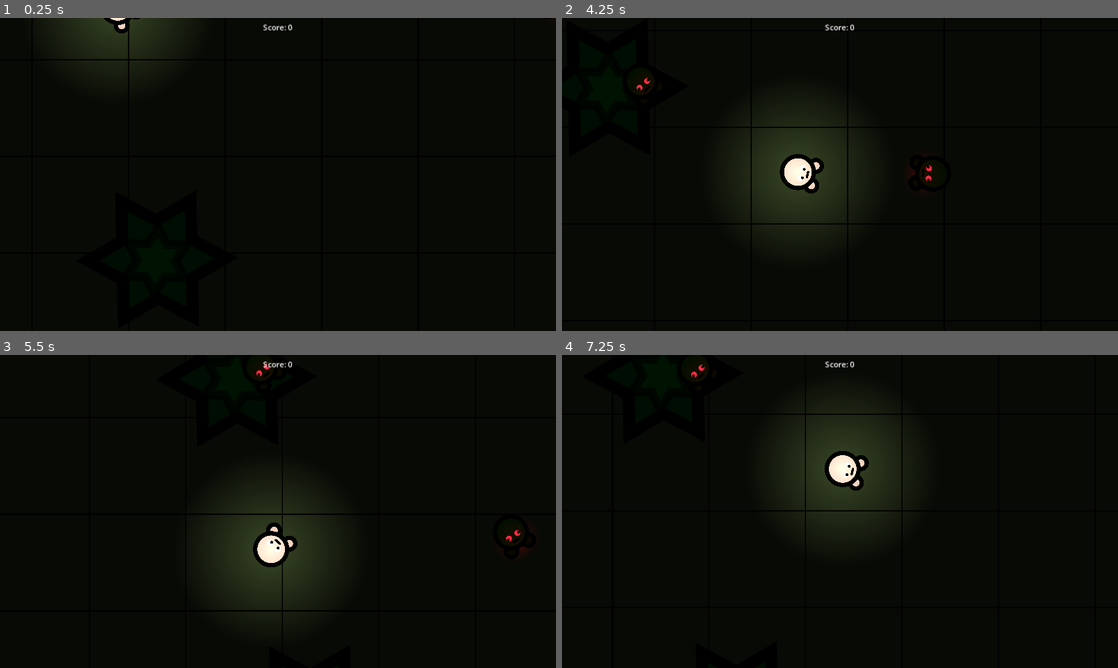
Above: before the commit, frames 1-4 (two rows, left to right).
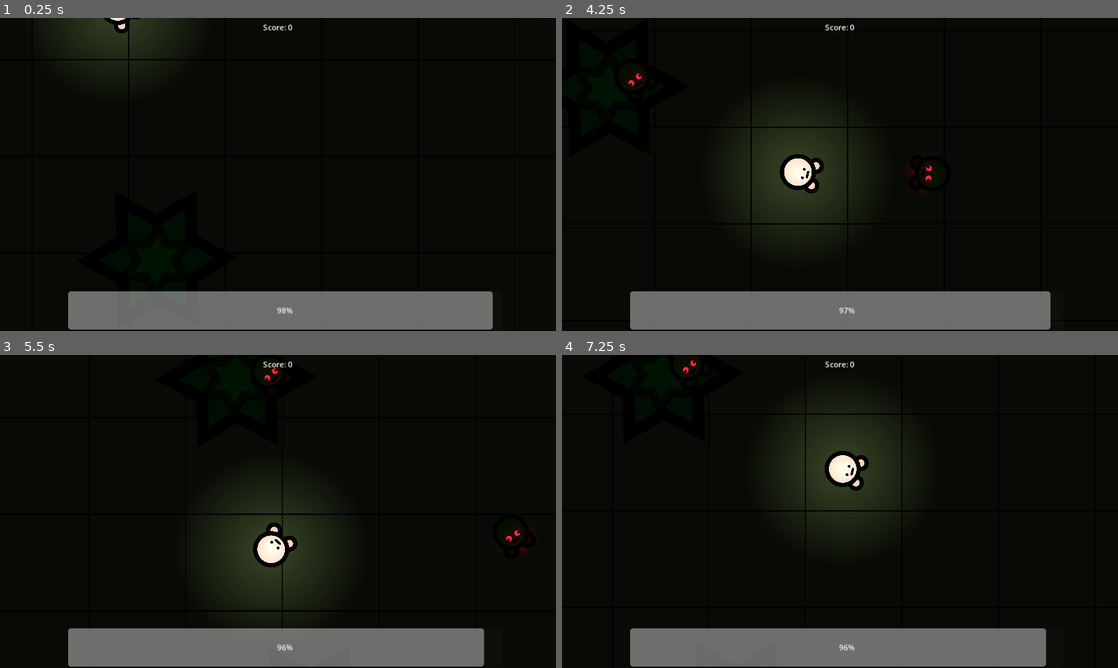
Above: after the commit, the same moments.

Repository: Honzoraptor31415/AttackOfTheDeceased
Game: Godot game, scene res://scenes/main.tscn
Same seed, same stepped clock (60 frames per second), same inputs: the game is played once before the commit and once after it.
Inputs (mouse positions are in pixels of both pictures, inside the frame that each line leads up to):
- Up to frame 1 (0.25 s): no input
- Up to frame 2 (4.25 s): move the mouse to (962, 158) at 0.52 s; hold Right (right) 0.53-1.28 s; move the mouse to (728, 190) at 1.27 s; hold Down (down) 1.28-2.03 s; move the mouse to (895, 105) at 2.02 s; hold Right (right) 2.03-2.78 s; move the mouse to (812, 237) at 2.77 s; hold Up (up) 2.78-3.53 s; move the mouse to (1006, 221) at 3.52 s; hold Left (left) from 3.53 s (still down)
- Up to frame 3 (5.5 s): move the mouse to (111, 464) at 4.27 s; move the mouse to (305, 511) at 5.02 s; release Left (left) at 5.03 s; hold Down (down) from 5.03 s (still down)
- Up to frame 4 (7.25 s): move the mouse to (756, 433) at 5.77 s; release Down (down) at 5.78 s; hold Right (right) 5.78-6.53 s; move the mouse to (962, 495) at 6.52 s; hold Up (up) from 6.53 s (still down)

The runs differ from the first frame. In frame 1, 9.3% of the frame differs, in the area x 12-89%, y 87-100%; in frame 2, 9.3%; in frame 3, 9.2%; in frame 4, 9.2%.

Commit message:
Made an attack system for zombies and a health system for player

Diff:
--- a/scenes/ui.tscn
+++ b/scenes/ui.tscn
@@ -19,3 +19,10 @@
 scale = Vector2(6, 6)
 range_item_cull_mask = 16
 texture = ExtResource("1_iy8jp")
+
+[node name="HealthBar" type="ProgressBar" parent="."]
+offset_left = 141.0
+offset_top = 566.0
+offset_right = 1039.0
+offset_bottom = 645.0
+step = 1.0
--- a/scenes/zombie.tscn
+++ b/scenes/zombie.tscn
@@ -9,6 +9,10 @@
 
 [sub_resource type="CircleShape2D" id="CircleShape2D_ab17q"]
 radius = 296.061
+
+[sub_resource type="CapsuleShape2D" id="CapsuleShape2D_xuw56"]
+radius = 39.0
+height = 92.0
 
 [node name="Zombie" type="CharacterBody2D"]
 script = ExtResource("1_2ib2v")
@@ -25,9 +29,9 @@
 wait_time = 6.0
 autostart = true
 
-[node name="Area2D" type="Area2D" parent="."]
+[node name="NearbyArea" type="Area2D" parent="."]
 
-[node name="CollisionShape2D" type="CollisionShape2D" parent="Area2D"]
+[node name="CollisionShape2D" type="CollisionShape2D" parent="NearbyArea"]
 shape = SubResource("CircleShape2D_ab17q")
 
 [node name="Eyes" type="Node2D" parent="."]
@@ -46,6 +50,19 @@
 texture = ExtResource("2_mbuas")
 texture_scale = 0.5
 
+[node name="AttackArea" type="Area2D" parent="."]
+
+[node name="CollisionShape2D" type="CollisionShape2D" parent="AttackArea"]
+position = Vector2(22, 0)
+rotation = 1.5708
+shape = SubResource("CapsuleShape2D_xuw56")
+
+[node name="AttackTimer" type="Timer" parent="."]
+autostart = true
+
 [connection signal="timeout" from="MovementTimer" to="." method="_on_movement_timer_timeout"]
-[connection signal="body_entered" from="Area2D" to="." method="_on_area_2d_body_entered"]
-[connection signal="body_exited" from="Area2D" to="." method="_on_area_2d_body_exited"]
+[connection signal="body_entered" from="NearbyArea" to="." method="_on_area_2d_body_entered"]
+[connection signal="body_exited" from="NearbyArea" to="." method="_on_area_2d_body_exited"]
+[connection signal="body_entered" from="AttackArea" to="." method="_on_attack_area_body_entered"]
+[connection signal="body_exited" from="AttackArea" to="." method="_on_attack_area_body_exited"]
+[connection signal="timeout" from="AttackTimer" to="." method="_on_attack_timer_timeout"]
--- a/scripts/main.gd
+++ b/scripts/main.gd
@@ -16,7 +16,6 @@
 		var tree_instance = tree.instantiate()
 		add_child(tree_instance)
 		tree_instance.position = Vector2(rng.randf_range(min_x, max_x), rng.randf_range(min_y, max_y))
-		print(i)
 
 	# place 10 zombies around the map randomly
 	for i in range(10):
--- a/scripts/player.gd
+++ b/scripts/player.gd
@@ -1,6 +1,7 @@
 extends CharacterBody2D
 
 @export var speed = 400
+@export var health = 100
 
 func get_input():
 	var input_direction = Input.get_vector("left", "right", "up", "down")
@@ -10,3 +11,4 @@
 	get_input()
 	move_and_slide()
 	look_at(get_global_mouse_position())
+	$UI/HealthBar.value = health
--- a/scripts/zombie.gd
+++ b/scripts/zombie.gd
@@ -3,6 +3,9 @@
 var rng = RandomNumberGenerator.new()
 var speed = 300
 var is_player_nearby = false
+var is_player_in_attack_area = false
+
+const damage = 5
 
 @onready var movement_timer = $MovementTimer
 @onready var player = $/root/Main/Player
@@ -23,6 +26,7 @@
 func _on_area_2d_body_entered(body):
 	if(body == player):
 		is_player_nearby = true
+		player.health -= 1
 
 func _on_area_2d_body_exited(body):
 	if(body == player):
@@ -34,3 +38,17 @@
 	var random_vector = Vector2(rng.randf_range(-100.0, 100.0), rng.randf_range(-100.0, 100.0))
 	look_at(random_vector)
 	velocity = position.direction_to(random_vector) * speed
+
+
+func _on_attack_area_body_entered(body):
+	if(body == player):
+		is_player_in_attack_area = true
+
+func _on_attack_area_body_exited(body):
+	if(body == player):
+		is_player_in_attack_area = false
+
+
+func _on_attack_timer_timeout():
+	if(is_player_in_attack_area):
+		player.health -= damage
Not shown: 1 places in scenes/zombie.tscn that only renumber resources
